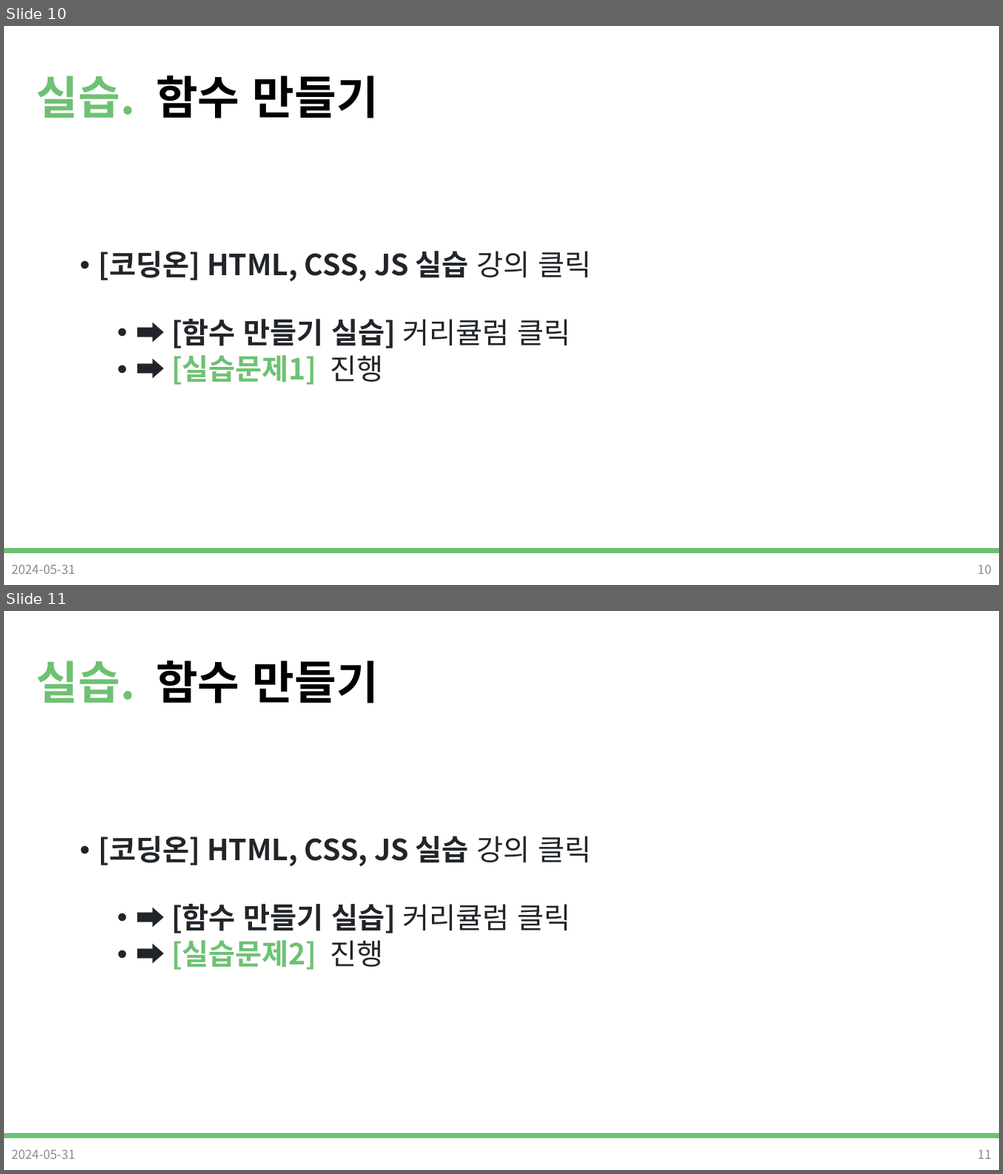
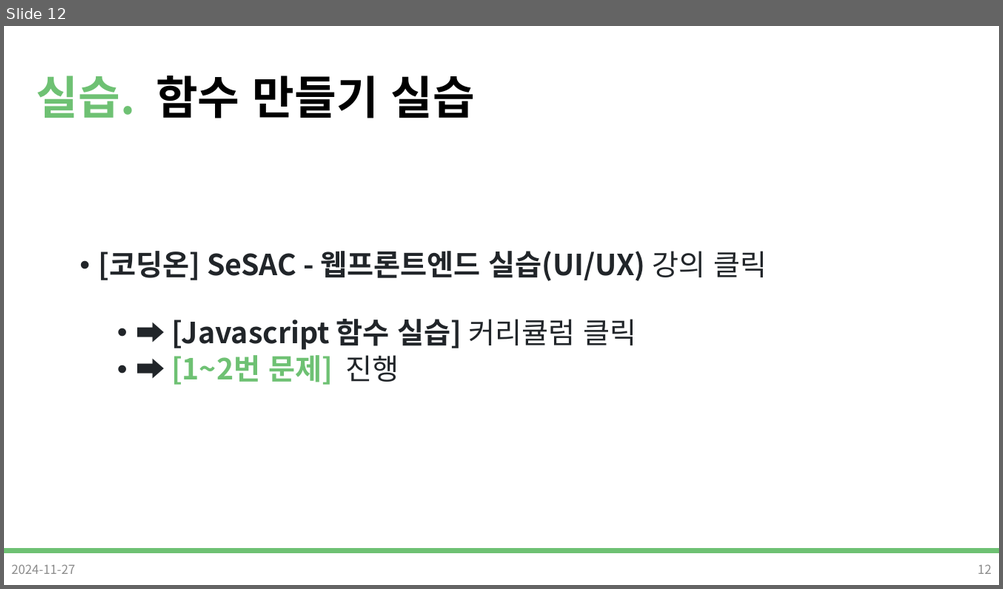
Before and after one commit to DevDamon0527/SeSAC_Yeongdeungpo_Campus_6th, a slide deck: material/[SeSAC_YDP_6] 04_3_Javascript.pptx. Shown one above the other, each under a label of ours: slides 10 and 11 before the commit, slide 12 after it. The pictures are 1003x1174 and 1003x589 pixels, drawn with LibreOffice and Linux fonts; fonts in the diff are those of the drawing; background and template pictures are left out. Boxes give left, top, right and bottom in pixels: in the first picture for what was removed or moved away, otherwise in the second. Text is boxed around its words. In the diff, an @@ line names an element or a change of style, - is before the commit and + after.

```diff
--- a/material/[SeSAC_YDP_6] 04_3_Javascript.pptx
+++ b/material/[SeSAC_YDP_6] 04_3_Javascript.pptx
@@ slide 11 removed at (4,611,999,1170), background #FFFFFF; not listed: 1 template element that a slide beside it also shows @@
@@ title removed at (37,661,378,703) @@
-실습. 함수 만들기
@@ text removed at (99,836,592,970) @@
-• [코딩온] HTML, CSS, JS 실습 강의 클릭
-  • ➡ [함수 만들기 실습] 커리큘럼 클릭
-  • ➡ [실습문제2] 진행
@@ text removed at (11,1150,75,1159) @@
-2024-05-31
@@ page number removed at (977,1150,991,1159) @@
-11
@@ what was slide 10 is now slide 12 @@
@@ slide 12 changed as well @@
@@ title at (37,76,475,118): text changed @@
-실습. 함수 만들기
+실습. 함수 만들기 실습
@@ text at (99,251,767,385): text changed @@
-• [코딩온] HTML, CSS, JS 실습 강의 클릭
-  • ➡ [함수 만들기 실습] 커리큘럼 클릭
-  • ➡ [실습문제1] 진행
+• [코딩온] SeSAC - 웹프론트엔드 실습(UI/UX) 강의 클릭
+  • ➡ [Javascript 함수 실습] 커리큘럼 클릭
+  • ➡ [1~2번 문제] 진행
@@ text at (11,565,75,574): text changed @@
-2024-05-31
+2024-11-27
@@ page number at (977,565,991,574): text changed @@
-10
+12
```
Also in this commit, not shown: 31 other slides changed, 2 slides added, 13 other files.
